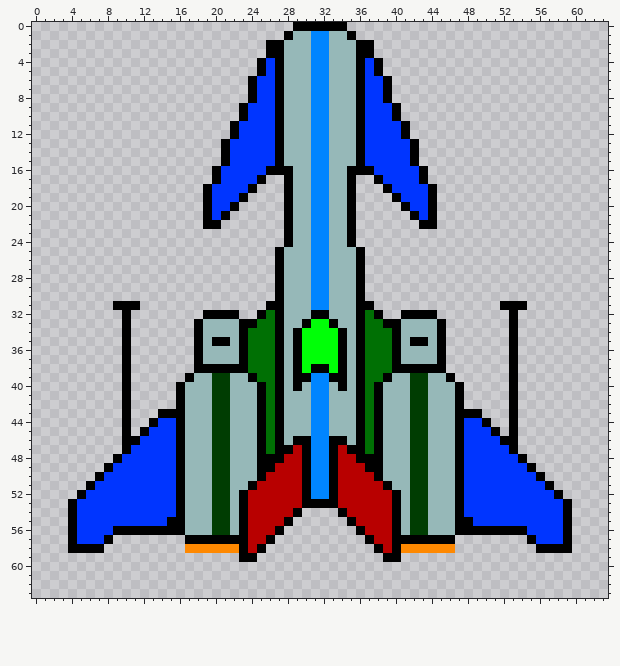
Pixel-art sprite -- src/RGBSpaceShooter.gmx/sprites/images/spt_honey_badger_1.png. That is the earlier state.
The file is 64x64 pixels.
After the commit:
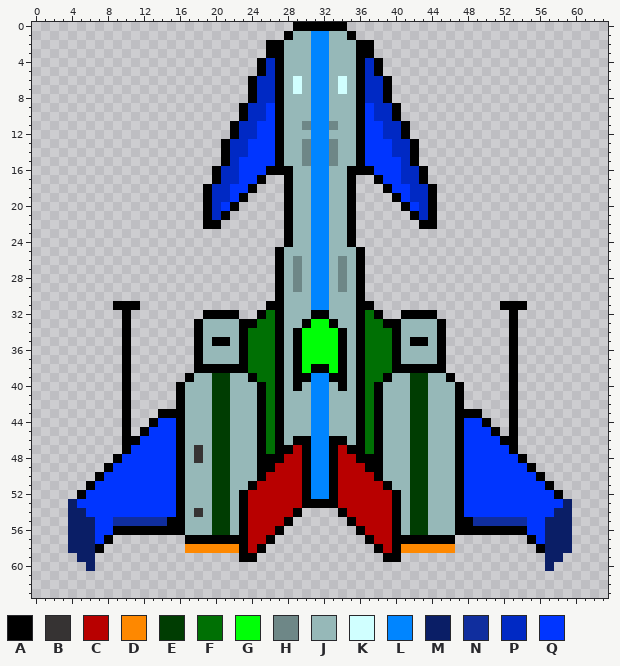
Palette (. is transparent): A #000000  B #363333  C #b80000  D #fe8800  E #003d02  F #007004  G #00ff07  H #6e8787  J #96b8b8  K #d0ffff  L #0085ff  M #0a1e66  N #102e9e  P #0029c4  Q #0035ff
Edits made:
y 4..5: x 26 Q -> P; x 37 Q -> P
y 6..7: x 25..26 QQ -> PP; x 29 J -> K; x 34 J -> K; x 37..38 QQ -> PP
y 8: x 25..26 QQ -> PP; x 37..38 QQ -> PP
y 9..10: x 24..25 QQ -> PP; x 38..39 QQ -> PP
y 11: x 23..24 QQ -> PP; x 30 J -> H; x 33 J -> H; x 39..40 QQ -> PP
y 12: x 23..24 QQ -> PP; x 39..40 QQ -> PP
y 13..14: x 22..23 QQ -> PP; x 30 J -> H; x 33 J -> H; x 40..41 QQ -> PP
y 15: x 22 Q -> P; x 30 J -> H; x 33 J -> H; x 41 Q -> P
y 16..17: x 21..22 QQ -> PP; x 41..42 QQ -> PP
y 18..19: x 20..21 QQ -> PP; x 42..43 QQ -> PP
y 20..21: x 20 Q -> P; x 43 Q -> P
y 26..29: x 29 J -> H; x 34 J -> H
y 47..48: x 18 J -> B
y 53: x 4 A -> M; x 59 A -> M
y 54: x 4..5 AQ -> MM; x 18 J -> B; x 58..59 QA -> MM
y 55: x 4..6 AQQ -> MMM; x 9..14 QQQQQQ -> NNNNNN; x 49..54 QQQQQQ -> NNNNNN; x 57..59 QQA -> MMM
y 56..57: x 4..6 AQQ -> MMM; x 57..59 QQA -> MMM
y 58: x 4..6 AAA -> MMM; x 57..59 AAA -> MMM
y 59: x 5..6 .. -> MM; x 57..58 .. -> MM
y 60: x 6 . -> M; x 57 . -> M
Pixel boxes of the changes (left, top, right, bottom) in both pictures:
changed: (212, 58, 428, 220)
changed: (293, 256, 302, 292)
changed: (338, 256, 347, 292)
changed: (194, 445, 203, 463)
changed: (68, 499, 167, 571)
changed: (473, 499, 572, 571)
changed: (194, 508, 203, 517)
